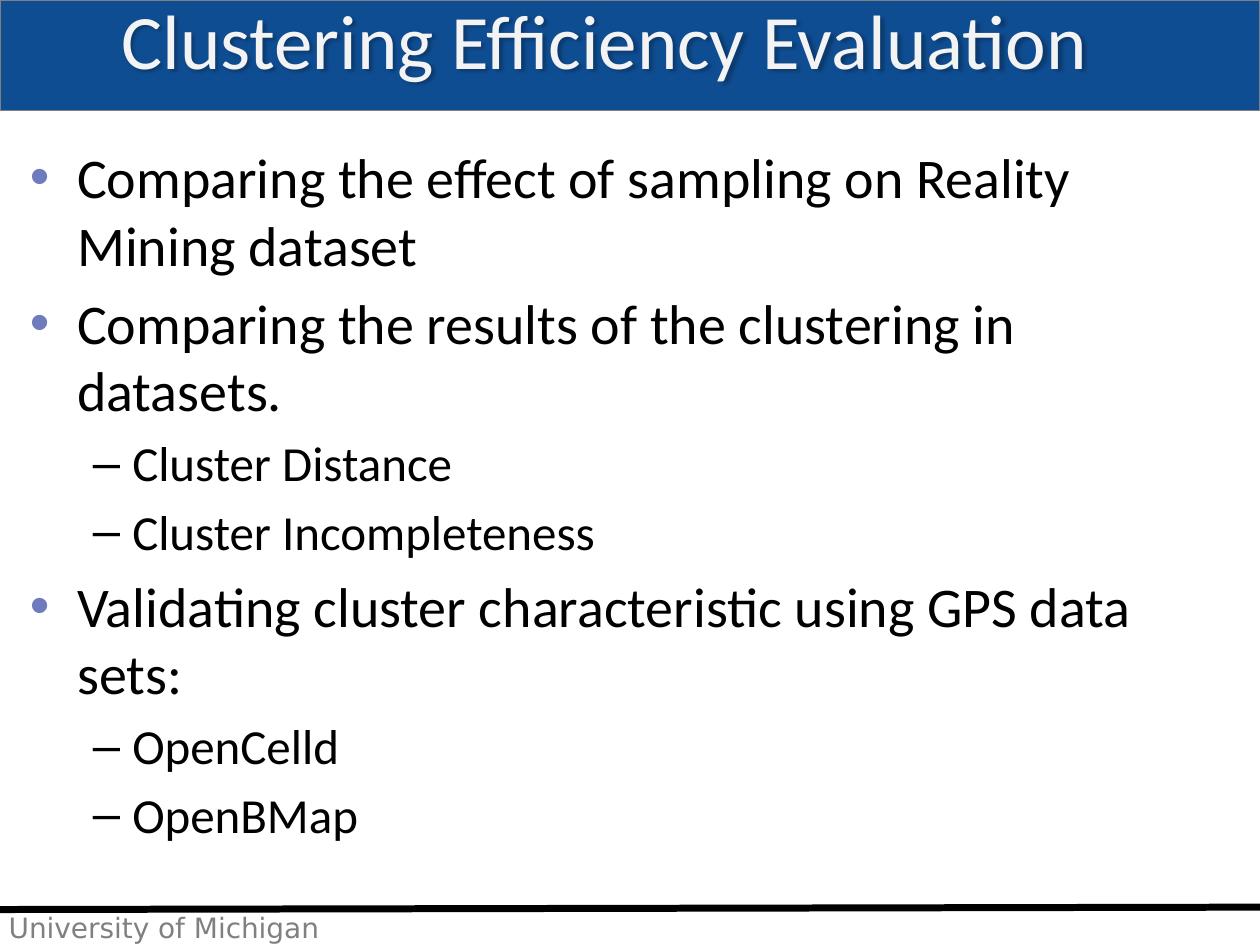
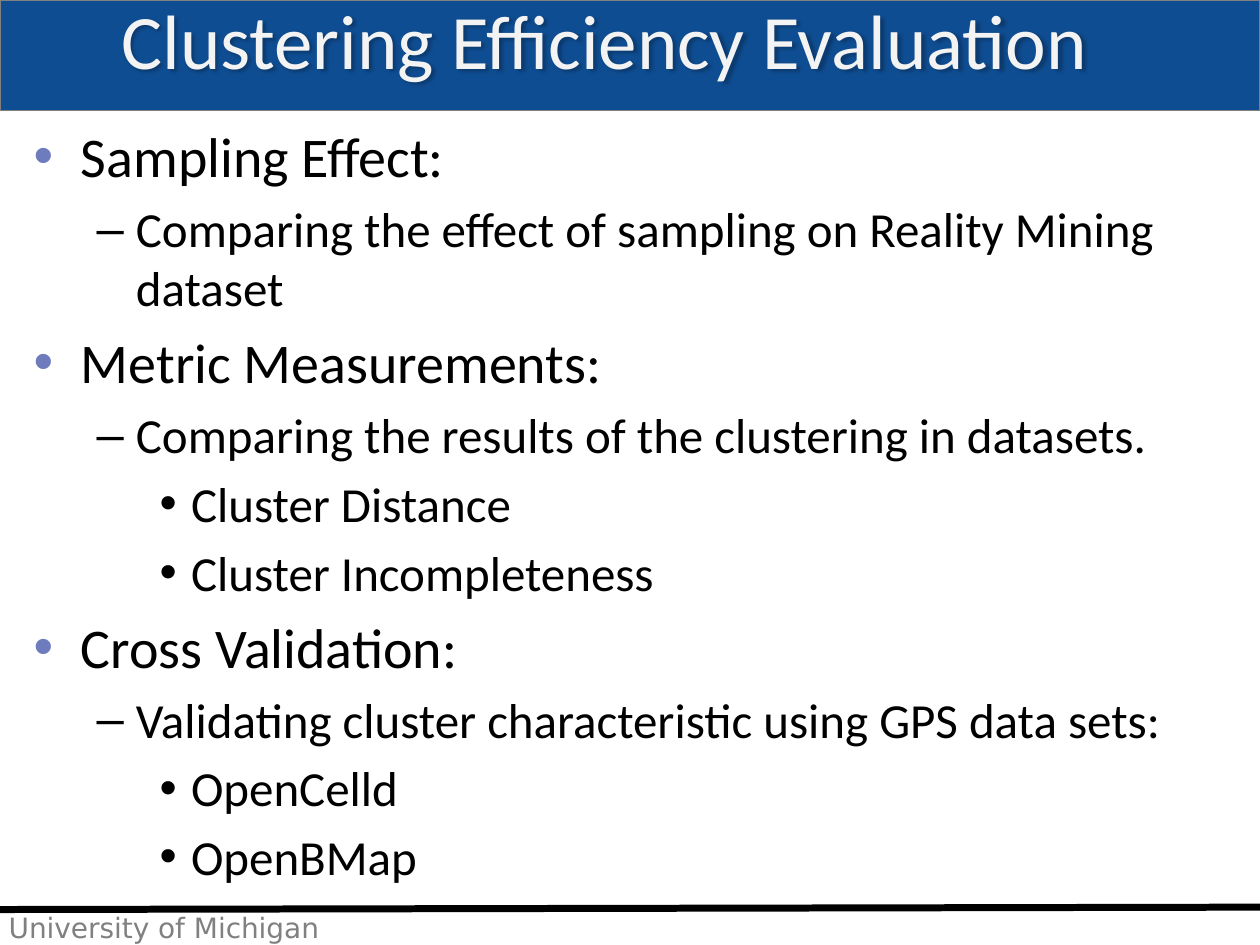
Before and after one commit to imehrdad2012/EECS589, a slide deck: slide 12 of Presentation/moradi_class19.pptx. Drawn at 1260x945 pixels with LibreOffice and Linux fonts; fonts in the diff are those of the drawing; background and template pictures are left out. Boxes give left, top, right and bottom in pixels: in the first picture for what was removed or moved away, otherwise in the second. Text is boxed around its words. In the diff, an @@ line names an element or a change of style, - is before the commit and + after.

```diff
--- a/Presentation/moradi_class19.pptx
+++ b/Presentation/moradi_class19.pptx
@@ text "Sampling Effect:": place and size @@
-text "Sampling Effect:" at (77,159,1131,841)
+text "Sampling Effect:" at (81,138,1160,883)
@@ text at (81,138,444,187): paragraph added @@
+• Sampling Effect:
@@ text at (136,213,1160,883): size 32 to 28 pt in "Comparing the effect of sampling on Reality ...", "Comparing the results of the clustering in ...", "Validating cluster characteristic using GPS data sets:"; bullet • to –; list level 1 to 2 in "Comparing the effect of sampling ..."; list level 1 to 2 in "Comparing the results of the ..."; bullet – to •; list level 2 to 3 in "Cluster Distance"; list level 2 to 3 in "Cluster Incompleteness"; list level 1 to 2 in "Validating cluster characteristic using GPS ..."; list level 2 to 3 in "OpenCelld"; list level 2 to 3 in "OpenBMap" @@
@@ text at (81,344,602,384): paragraph added @@
+• Metric Measurements:
@@ text at (81,629,457,669): paragraph added @@
+• Cross Validation:
```
Also in this commit, not shown: 8 other slides changed, 5 slides added, 3 slides removed.
